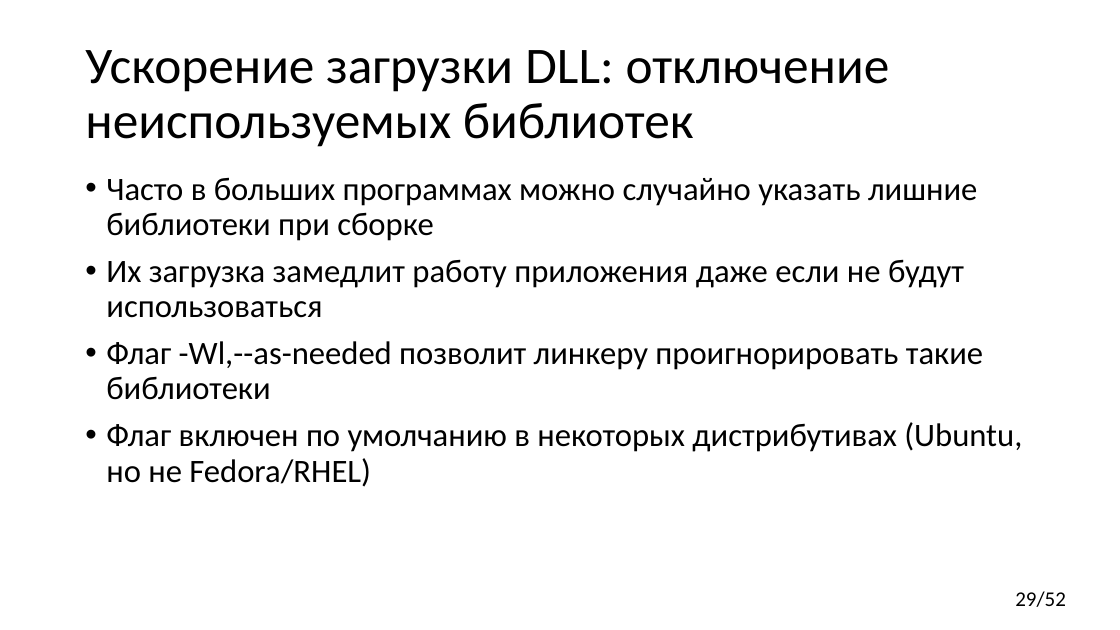
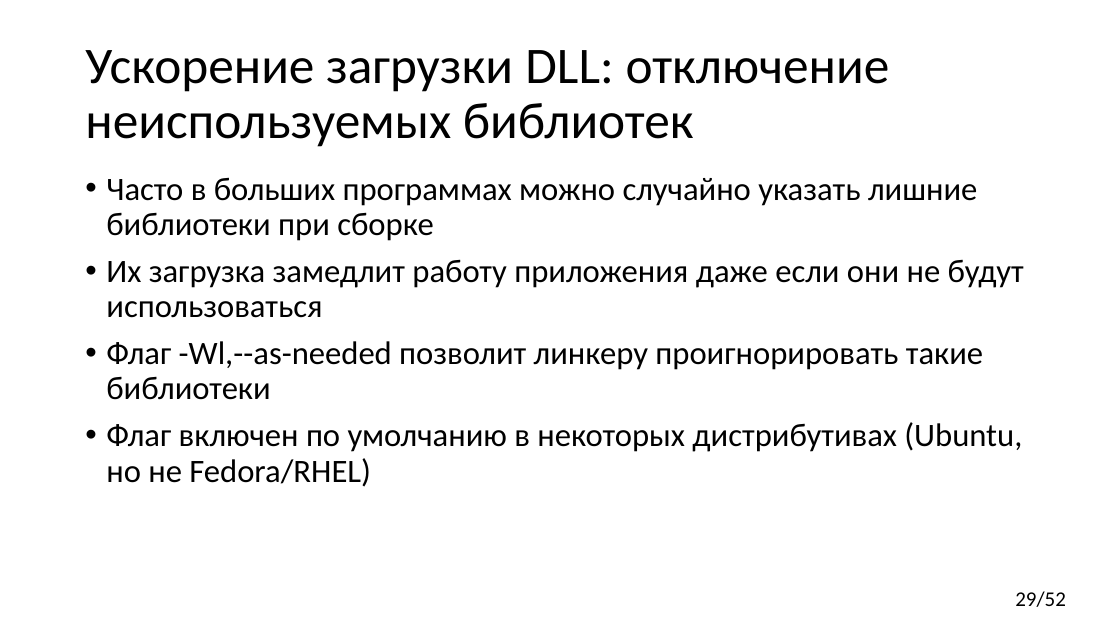
Before and after one commit to yugr/CppRussia, a slide deck: slide 29 of 2024/RU.pptx. Drawn at 1120x630 pixels with LibreOffice and Linux fonts; fonts in the diff are those of the drawing. Boxes give left, top, right and bottom in pixels: in the first picture for what was removed or moved away, otherwise in the second. Text is boxed around its words. In the diff, an @@ line names an element or a change of style, - is before the commit and + after.

```diff
--- a/2024/RU.pptx
+++ b/2024/RU.pptx
@@ text at <box>106,259,1024,318</box>: text changed @@
-• Их загрузка замедлит работу приложения даже если не будут использоваться
+• Их загрузка замедлит работу приложения даже если они не будут использоваться
```
Also in this commit, not shown: 17 other slides changed.
